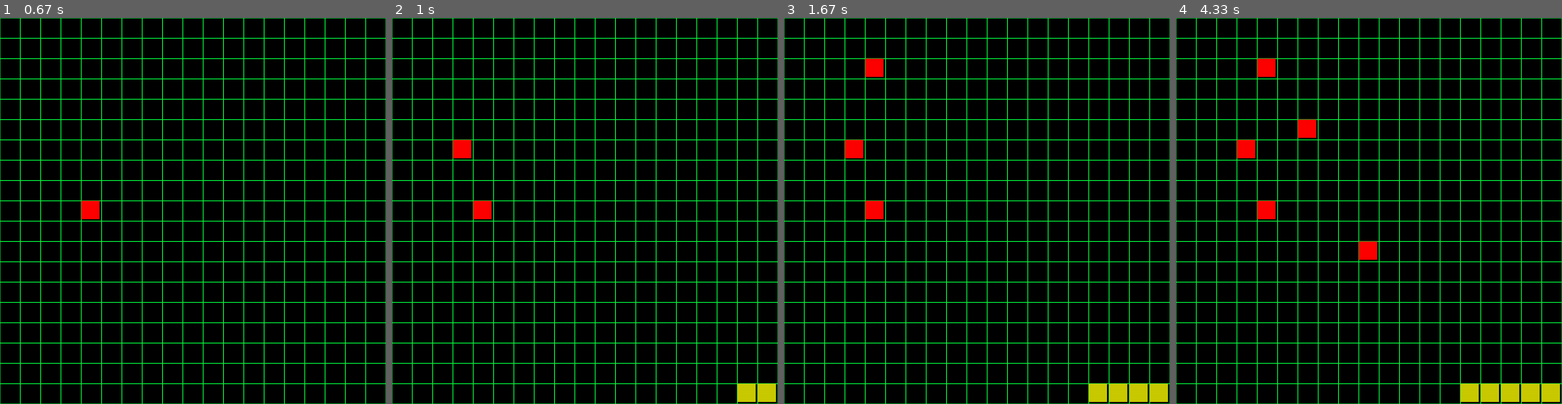
Above: before the commit, frames 1-4 (left to right).
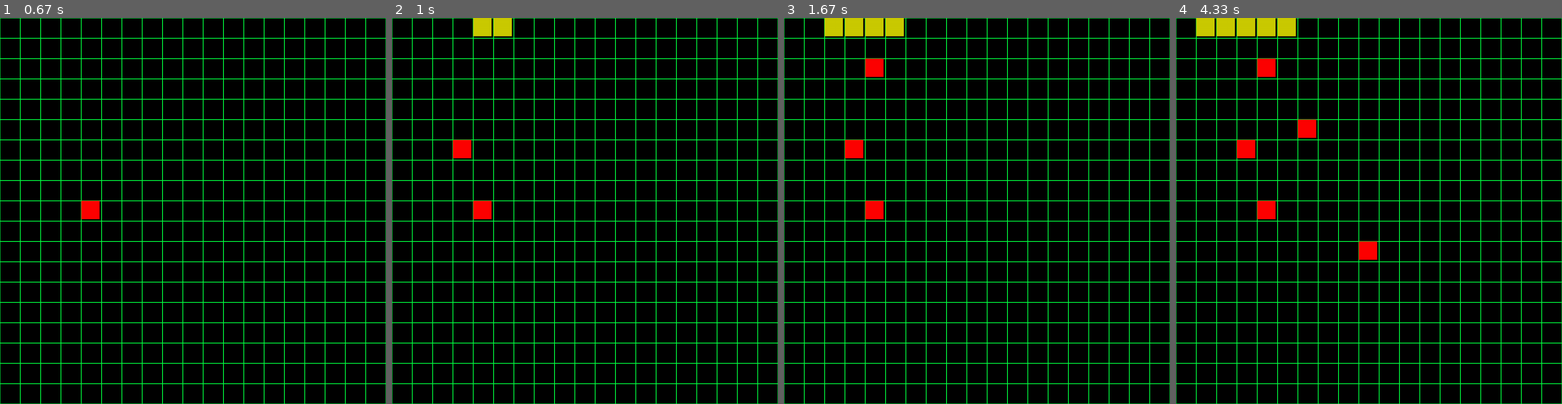
Above: after the commit, the same moments.

Repository: C355Team/Connect6
Game: pygame game, started from AI_connect6.py
Same seed, same stepped clock (60 frames per second), same inputs: the game is played once before the commit and once after it.
Inputs (mouse positions are in pixels of both pictures, inside the frame that each line leads up to):
- Up to frame 1 (0.67 s): press the mouse at (193, 238) at 0.37 s; move the mouse to (146, 226) at 0.47 s; release the mouse at (100, 214) at 0.6 s
- Up to frame 2 (1 s): click (465, 153) at 0.77 s
- Up to frame 3 (1.67 s): click (876, 68) at 1.12 s; click (980, 253) at 1.52 s
- Up to frame 4 (4.33 s): click (1314, 129) at 1.98 s; move the mouse to (1311, 322) at 4.2 s

Frame 1 is identical in both runs. In frame 2, 0.9% of the frame differs, in the area x 21-100%, y 0-100%; in frame 3, 1.9%; in frame 4, 2.3%, in the area x 5-100%, y 0-100%.

Commit message:
redesign max_score and heuristic

Diff:
--- a/AI_connect6.py
+++ b/AI_connect6.py
@@ -64,7 +64,7 @@
 
 def horiz_score(board, player):
 
-    max_length, blanks_around = 0, 0
+    max_length, multiples = 0, 0
     for row in board:
         for i in range(length - 5):
             six_tiles = [tile for tile in row[i:i+6]]
@@ -72,33 +72,33 @@
                 player_count = six_tiles.count(player)
                 if player_count > max_length:
                     max_length = player_count
-                    blanks_around = 6 - player_count
-
-    return max_length, blanks_around
+                    multiples = 1
+                elif player_count == max_length:
+                    multiples += 1
+
+    return max_length, multiples
 
 def vert_score(board, player):
 
-    max_length, blanks_around = 0, 0
+    max_length, multiples = 0, 0
     for i in range(length):
         for j in range(length - 5):
-            blanks = 0
-            player_count = 0
+            six_tiles = []
             for k in range(6):
-                if board[j+k][i] == "-":
-                    blanks += 1
-                elif board[j+k][i] == player:
-                    player_count += 1
-                else:
-                    break
-            if player_count > max_length and blanks + player_count == 6:
-                max_length = player_count
-                blanks_around = blanks
-
-    return max_length, blanks_around
+                six_tiles.append(board[j+k][i])
+            if opponent(player) not in six_tiles:
+                player_count = six_tiles.count(player)
+                if player_count > max_length:
+                    max_length = player_count
+                    multiples = 1
+                elif player_count == max_length:
+                    multiples += 1
+
+    return max_length, multiples
 
 def up_diag_score(board, player):
 
-    max_length, blanks_around = 0, 0
+    max_length, multiples = 0, 0
     up_diagonals = [[board[p - q][q]
              for q in range(max(p-length+1,0), min(p+1, length))]
             for p in range(length + length - 1)]
@@ -111,14 +111,15 @@
                     player_count = six_tiles.count(player)
                     if player_count > max_length:
                         max_length = player_count
-                        blanks_around = 6 - player_count
-
-
-    return max_length, blanks_around
+                        multiples = 1
+                    elif player_count == max_length:
+                        multiples += 1
+
+    return max_length, multiples
 
 def down_diag_score(board, player):
 
-    max_length, blanks_around = 0, 0
+    max_length, multiples = 0, 0
     down_diagonals = [[board[length - p + q - 1][q]
              for q in range(max(p-length+1, 0), min(p+1, length))]
             for p in range(length + length - 1)]
@@ -132,8 +133,11 @@
                     if player_count > max_length:
                         max_length = player_count
                         blanks_around = 6 - player_count
-
-    return max_length, blanks_around
+                        multiples = 1
+                    elif player_count == max_length:
+                        multiples += 1
+
+    return max_length, multiples
 
 def max_score(board, player):
     horiz = horiz_score(board, player)
@@ -150,46 +154,16 @@
         elif a_tuple[0]==max_tuple[0]:
             if a_tuple[1]>max_tuple[1]:
                 max_tuple = a_tuple
-    print_board(board)  # for debugging only
-    print("MAX SCORE:", max_tuple)
-    return (max_tuple[1] * 2) + max_tuple[1]
+
+    # print_board(board)  # for debugging only
+    # print("MAX SCORE:", max_tuple)
+    return max_tuple
 
 def print_all_scores(board, player):
     print("UP", up_diag_score(board, player))
     print("DOWN", down_diag_score(board, player))
     print("Ver", vert_score(board, player))
     print("Hor", horiz_score(board, player))
-
-def score_util(board, player, max_length, blanks_around):
-    util = 0
-    max_length, blanks_around = max_score(board, player, max_length, blanks_around)
-    max_length_opp, blanks_around_opp = max_score(board, opponent(player), max_length, blanks_around)
-    can_win = (max_length + blanks_around) >= 6
-    opp_can_win = (max_length_opp + blanks_around_opp) >= 6
-
-    if can_win:
-        if max_length == 6:
-            util = 1000
-        elif max_length == 5:
-            util = 50
-        elif max_length == 4:
-            util = 40
-        elif max_length == 3:
-            util = 30
-        elif max_length == 2:
-            util = 20
-        elif max_length == 1:
-            util = 10
-
-    if opp_can_win:
-        if max_length_opp == 6:
-            util = -500 if 500 > util else util
-        elif max_length_opp == 5:
-            util = -55 if 55 > util else util
-        elif max_length_opp == 4:
-            util = -45 if 45 > util else util
-        elif max_length_opp == 3:
-            util = -35 if 35 > util else util
 
 # check available moves
 
@@ -234,30 +208,34 @@
     if win_state(board, "X") or win_state(board, "O") or depth == max_depth:
         max_score_player = max_score(board, player)
         max_score_opponent = max_score(board, opponent(player))
-        if max_score_player > max_score_opponent:
-            return -(max_score_player - max_score_opponent)
+
+        # if player max_length > opponent max_length OR player multiples at max_length > opponent multiples at max_length
+        if max_score_player[0] > max_score_opponent[0] or (max_score_player[0] == max_score_opponent[0] and max_score_player[1] > max_score_opponent[1]):
+            return max_score_player
         else:
-            return max_score_opponent - max_score_player
-        return max_score_opponent
+            return -max_score_opponent[0], -max_score_opponent[1]
 
     # board full, tie
     moves = num_valid(board)
     if len(moves) == 0:
         return 0
 
-    best = -sys.maxsize
+    best = [-sys.maxsize, -sys.maxsize]
     new_board = board
     for move in moves:
         new_board[move[0]][move[1]] = player
-        v = ab_negamax(new_board, opponent(player), depth+1, max_depth, -alpha, -beta)
-        best = max(best, -v)
-        if best == -v:
+        v = ab_negamax(new_board, opponent(player), depth+1, max_depth, [-alpha[0], -alpha[1]], [-beta[0], -beta[1]])
+
+        # if -v max_length > best max_length OR -v multiples at max_length > best multiples at max_length
+        if -v[0] > best[0] or -v[0] == best[0] and -v[1] > best[1]:
             best_move_x = move[0]
             best_move_y = move[1]
-
+            best = [-v[0], -v[1]]
         new_board[move[0]][move[1]] = '-'   # reset board to original
-        alpha = max(alpha, best)
-        if alpha >= beta:
+
+        if best[0] > alpha[0] or best[0] == alpha[0] and best[1] > alpha[1]:
+             alpha = best
+        if alpha[0] > beta[0] or alpha[0] == beta[0] and alpha[1] > beta[1]:
             break
 
     return best
@@ -296,7 +274,7 @@
 
         else: #player 2
             # random_move(board)
-            ab_negamax(board, 'O', 0, 1, -1000, 1000)   # board, player, depth, max_depth, alpha, beta
+            ab_negamax(board, 'O', 0, 1, [-1000, -1000], [1000, 1000])   # board, player, depth, max_depth, alpha, beta
             board[best_move_x][best_move_y] = "O"
             pygame.draw.rect(WIN, (204,204,0),(best_move_y*50,best_move_x*50,45,45), 0) #yellow tile
             if win_state(board, "O"):
